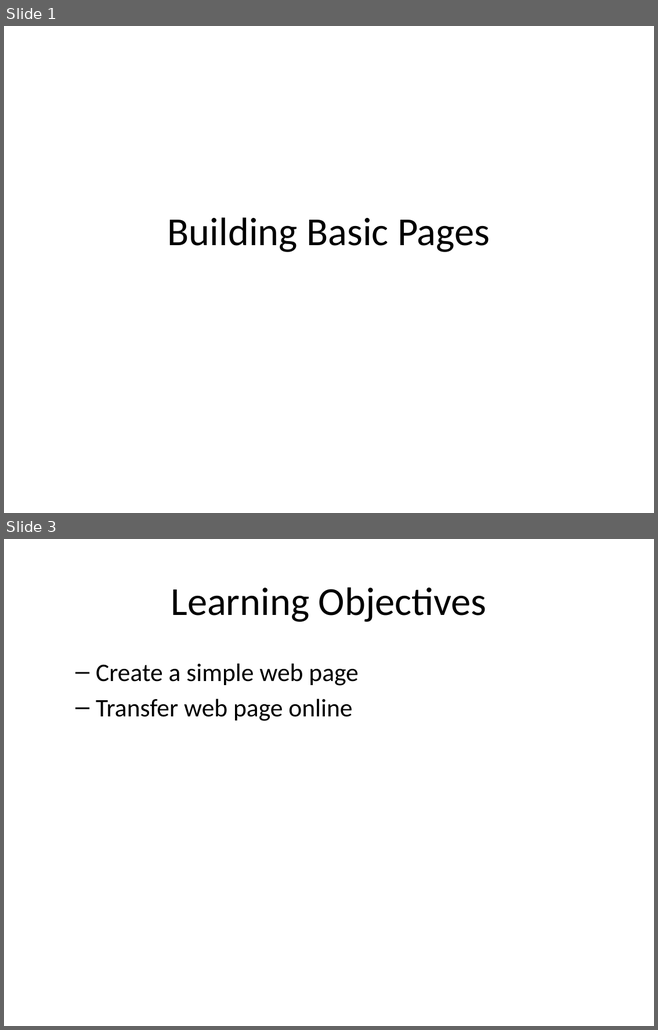
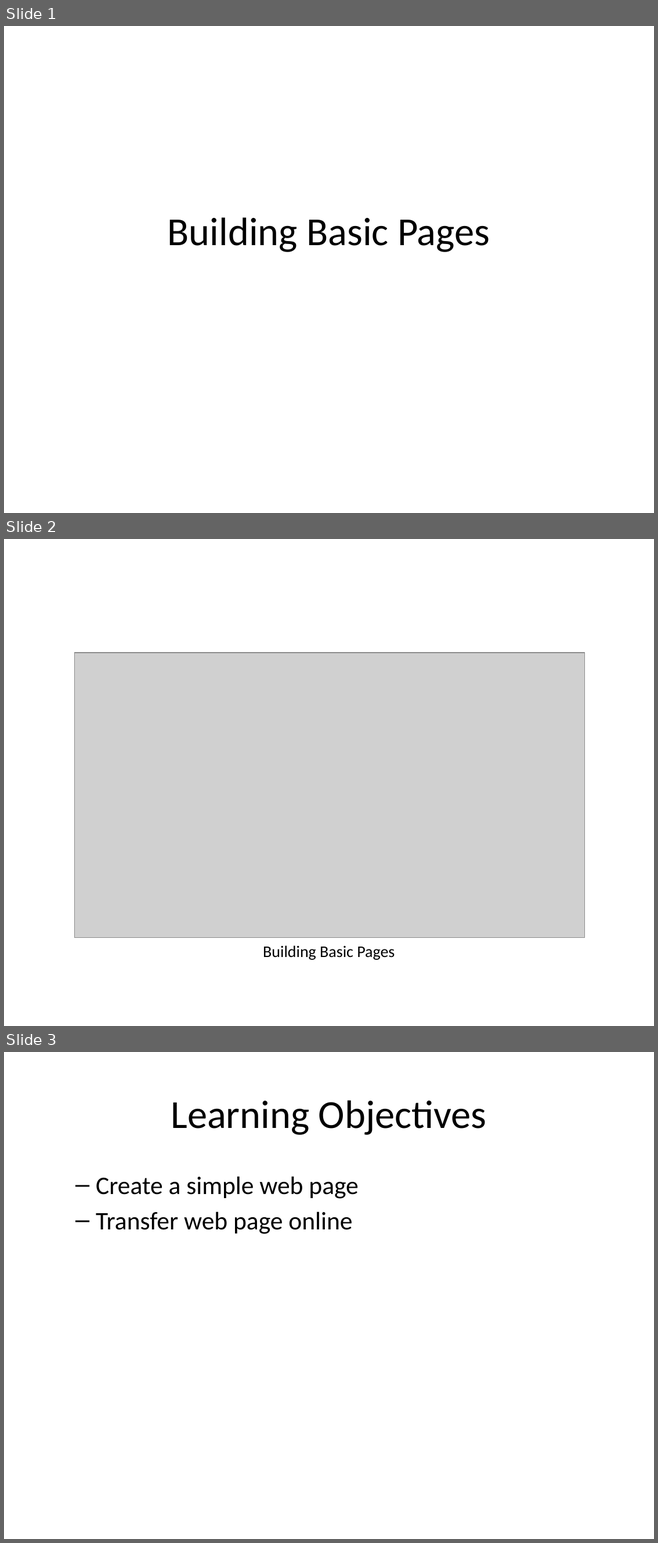
Before and after one commit to mr-eggleton/web-lit-core, a slide deck: powerpoints/08-building-basic-pages.pptx. Shown one above the other, each under a label of ours: slides 1 and 3 before the commit, slides 1, 2 and 3 after it; the slides between them are not shown. The pictures are 658x1030 and 658x1543 pixels, drawn with LibreOffice and Linux fonts; fonts in the diff are those of the drawing; grey boxes stand for pictures. Boxes give left, top, right and bottom in pixels: in the first picture for what was removed or moved away, otherwise in the second. Text is boxed around its words. In the diff, an @@ line names an element or a change of style, - is before the commit and + after.

```diff
--- a/powerpoints/08-building-basic-pages.pptx
+++ b/powerpoints/08-building-basic-pages.pptx
@@ slide 2 added at [4, 539, 654, 1026], background #FFFFFF @@
@@ picture added at [74, 653, 584, 938] @@
@@ text added at [263, 946, 394, 960], 18 pt, text #000000 @@
+Building Basic Pages
```
Also in this commit, not shown: 1 other slide added, 1 slide removed, 14 other files.
